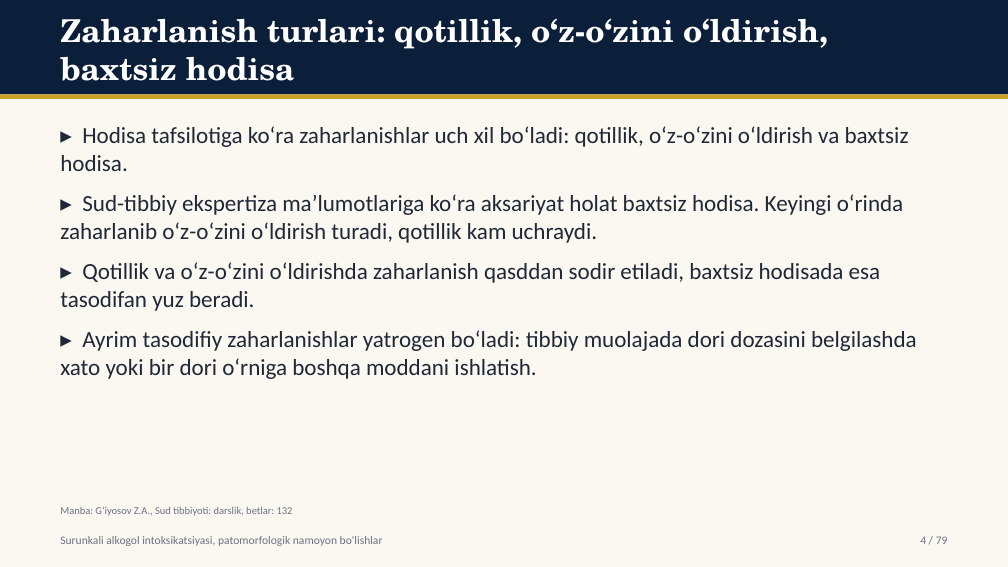
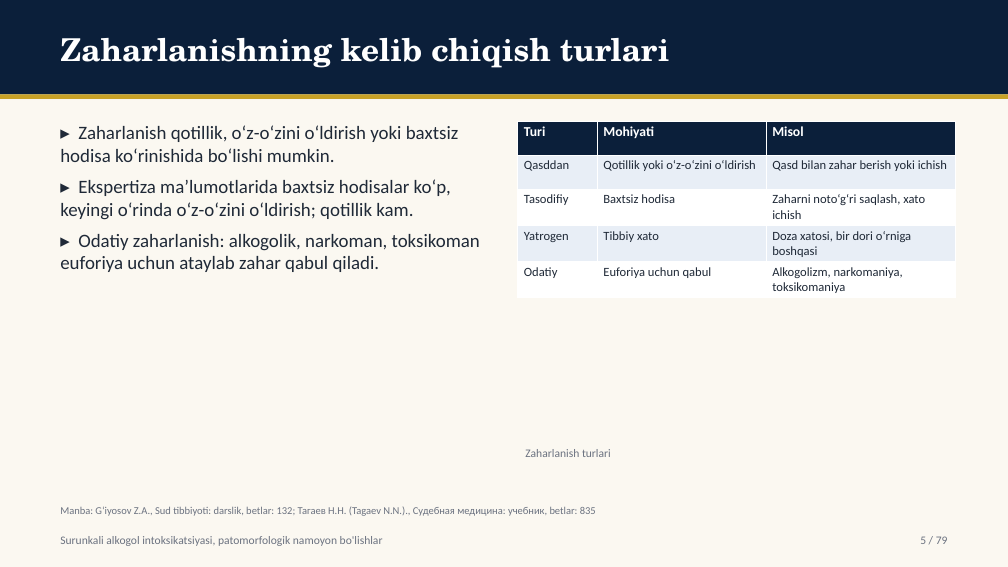
Before and after one commit to davlatsudekspert/forensic-expert, a slide deck: slide 5 of out/ktp26-u-43.pptx (slide 4 before the commit). Drawn at 1008x567 pixels with LibreOffice and Linux fonts; fonts in the diff are those of the drawing. Boxes give left, top, right and bottom in pixels: in the first picture for what was removed or moved away, otherwise in the second. Text is boxed around its words. In the diff, an @@ line names an element or a change of style, - is before the commit and + after.

```diff
--- a/out/ktp26-u-43.pptx
+++ b/out/ktp26-u-43.pptx
@@ text at box(60, 38, 669, 68): text changed @@
-Zaharlanish turlari: qotillik, o‘z-o‘zini o‘ldirish, baxtsiz hodisa
+Zaharlanishning kelib chiqish turlari
@@ text at box(60, 125, 480, 272): text changed; size 22 to 18 pt @@
-▸ Hodisa tafsilotiga ko‘ra zaharlanishlar uch xil bo‘ladi: qotillik, o‘z-o‘zini o‘ldirish va baxtsiz hodisa.
-▸ Sud-tibbiy ekspertiza ma’lumotlariga ko‘ra aksariyat holat baxtsiz hodisa. Keyingi o‘rinda zaharlanib o‘z-o‘zini o‘ldirish turadi, qotillik kam uchraydi.
-▸ Qotillik va o‘z-o‘zini o‘ldirishda zaharlanish qasddan sodir etiladi, baxtsiz hodisada esa tasodifan yuz beradi.
-▸ Ayrim tasodifiy zaharlanishlar yatrogen bo‘ladi: tibbiy muolajada dori dozasini belgilashda xato yoki bir dori o‘rniga boshqa moddani ishlatish.
+▸ Zaharlanish qotillik, o‘z-o‘zini o‘ldirish yoki baxtsiz hodisa ko‘rinishida bo‘lishi mumkin.
+▸ Ekspertiza ma’lumotlarida baxtsiz hodisalar ko‘p, keyingi o‘rinda o‘z-o‘zini o‘ldirish; qotillik kam.
+▸ Odatiy zaharlanish: alkogolik, narkoman, toksikoman euforiya uchun ataylab zahar qabul qiladi.
@@ table added at box(518, 121, 955, 297), 5 rows, 3 columns @@
+Turi | Mohiyati | Misol
+Qasddan | Qotillik yoki o‘z-o‘zini o‘ldirish | Qasd bilan zahar berish yoki ichish
+Tasodifiy | Baxtsiz hodisa | Zaharni noto‘g‘ri saqlash, xato ichish
+Yatrogen | Tibbiy xato | Doza xatosi, bir dori o‘rniga boshqasi
+Odatiy | Euforiya uchun qabul | Alkogolizm, narkomaniya, toksikomaniya
@@ text added at box(525, 449, 611, 457), 11 pt, text #6B7280 @@
+Zaharlanish turlari
@@ text at box(60, 506, 596, 516): text changed @@
-Manba: G‘iyosov Z.A., Sud tibbiyoti: darslik, betlar: 132
+Manba: G‘iyosov Z.A., Sud tibbiyoti: darslik, betlar: 132; Тагаев Н.Н. (Tagaev N.N.)., Судебная медицина: учебник, betlar: 835
@@ text at box(920, 536, 948, 544): text changed @@
-4 / 79
+5 / 79
```
Also in this commit, not shown: 54 other slides changed, 22 slides added, 22 slides removed, 32 other files.
